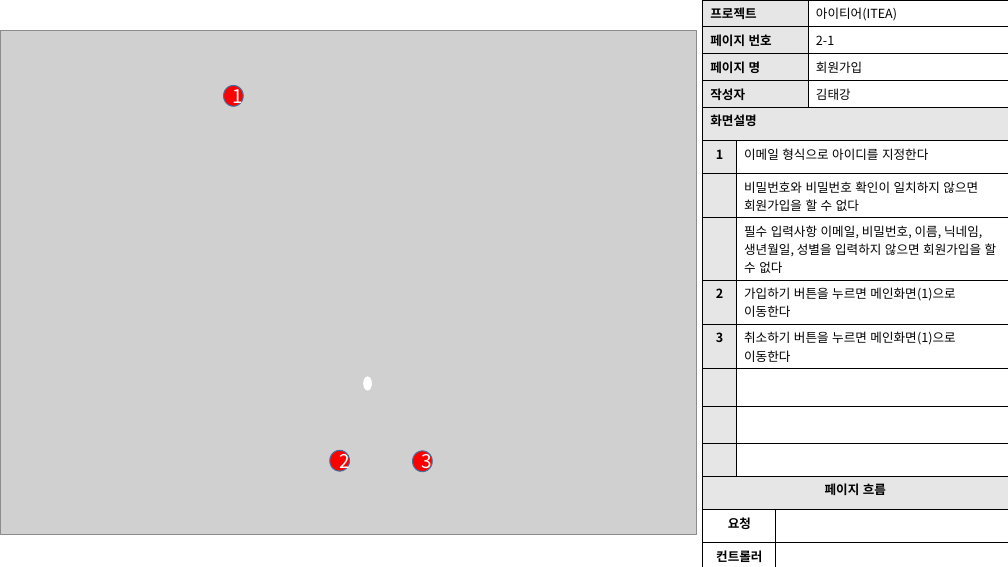
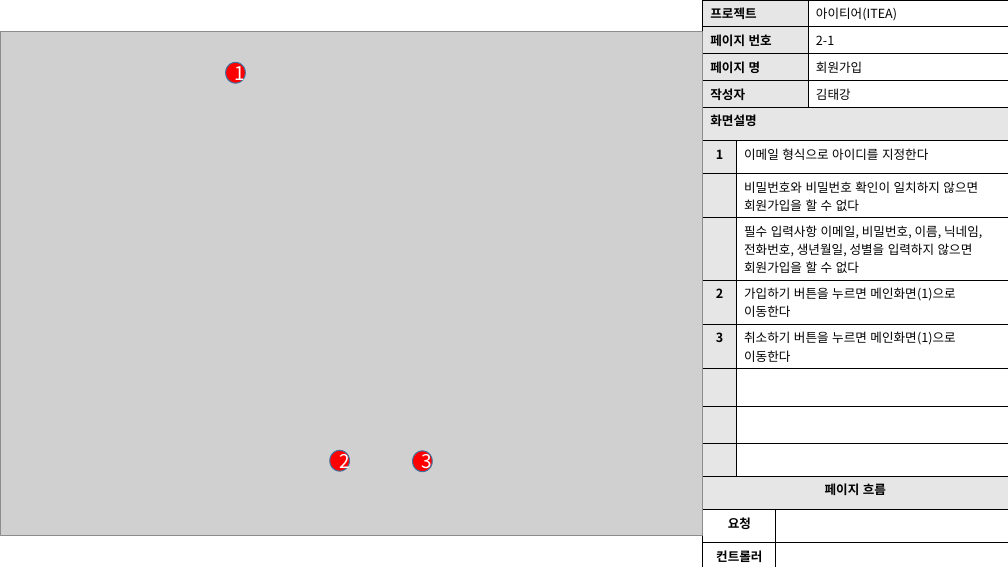
Before and after one commit to skwls2087/itea, a slide deck: slide 5 of 추가자료/스토리보드/아이티어_스토리보드_김태강.pptx. Drawn at 1008x567 pixels with LibreOffice and Linux fonts; fonts in the diff are those of the drawing; grey boxes stand for pictures. Boxes give left, top, right and bottom in pixels: in the first picture for what was removed or moved away, otherwise in the second. Text is boxed around its words. In the diff, an @@ line names an element or a change of style, - is before the commit and + after.

Commit message:
스토리보드&요구사항정의서 수정

```diff
--- a/추가자료/스토리보드/아이티어_스토리보드_김태강.pptx
+++ b/추가자료/스토리보드/아이티어_스토리보드_김태강.pptx
@@ picture: place and size @@
-picture at bbox=[0, 30, 697, 535]
+picture at bbox=[0, 32, 702, 536]
@@ ellipse "1": place and size @@
-ellipse "1" at bbox=[224, 85, 243, 107]
+ellipse "1" at bbox=[225, 62, 245, 83]
@@ table at bbox=[703, 107, 1008, 567] @@
-row 4, column 2: 필수 입력사항 이메일, 비밀번호, 이름, 닉네임, 생년월일, 성별을 입력하지 않으면 회원가입을 할 수 없다
+row 4, column 2: 필수 입력사항 이메일, 비밀번호, 이름, 닉네임, 전화번호, 생년월일, 성별을 입력하지 않으면 회원가입을 할 수 없다
@@ ellipse removed at bbox=[364, 377, 371, 390] @@
```
Also in this commit, not shown: 1 other slide changed, 1 other file.
